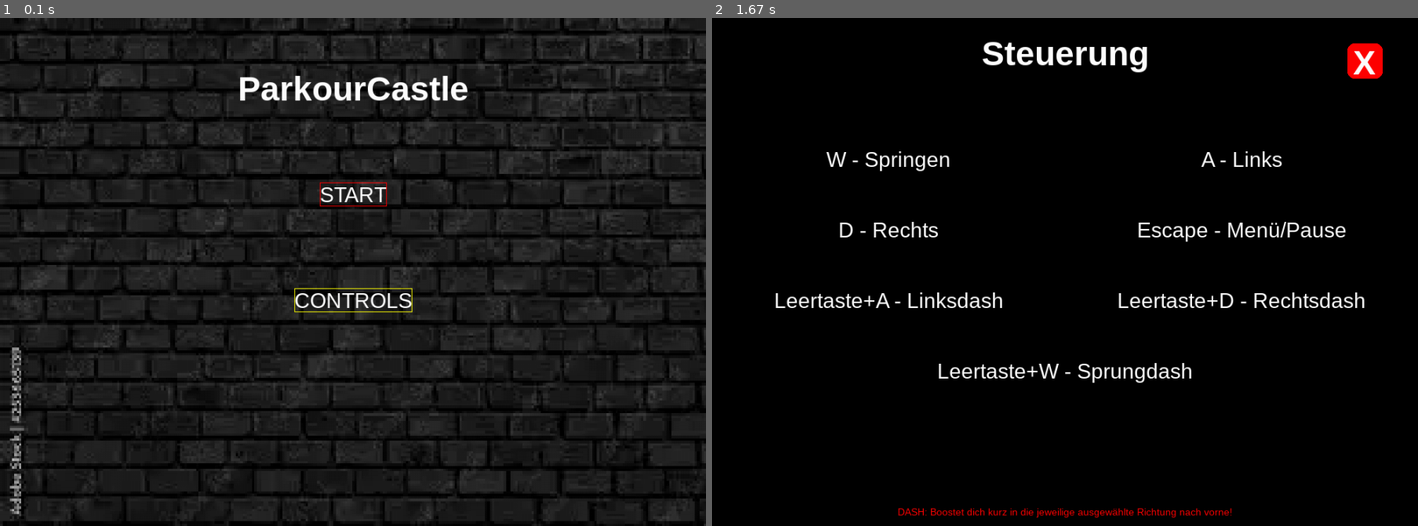
Above: before the commit, frames 1-2 (left to right).
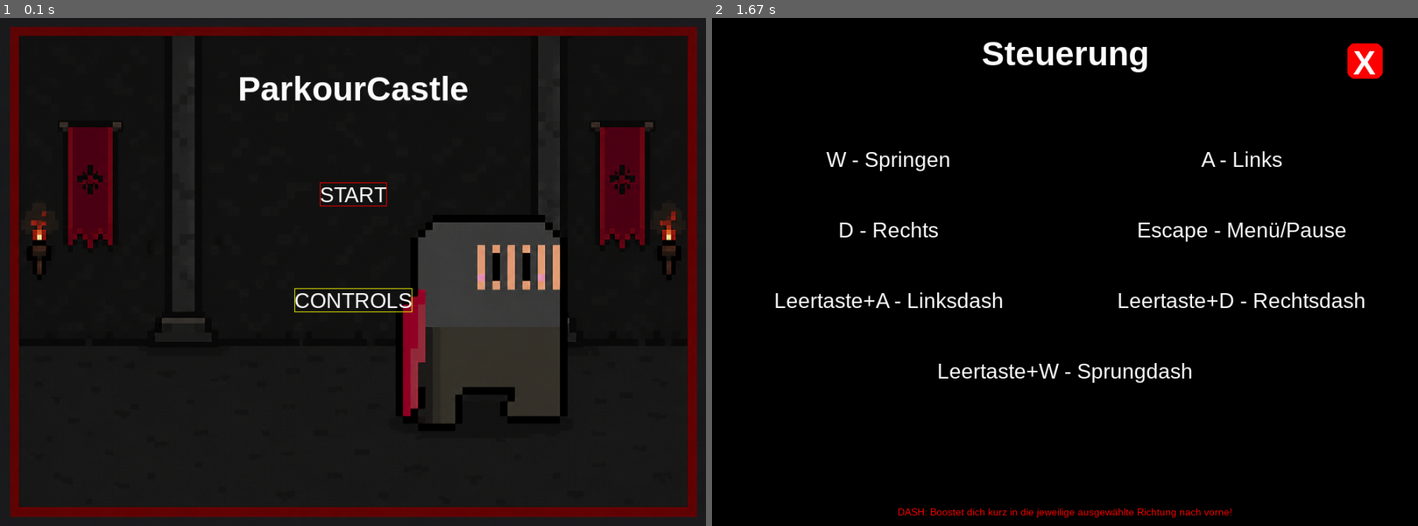
Above: after the commit, the same moments.

Repository: 25-26-1AHIF/pygameproject-parkourcastle
Game: pygame game, started from main.py
Two runs of this game, one before a commit and one after it. Both use one fixed random seed, a clock stepped at 60 frames per second and the inputs below.
Inputs (mouse positions are in pixels of both pictures, inside the frame that each line leads up to):
- Up to frame 1 (0.1 s): no input
- Up to frame 2 (1.67 s): click (1036, 292) at 0.38 s

The runs differ from the first frame. In frame 1, 23% of the frame differs, in the area x 0-100%, y 0-100%; in frame 2, nothing differs.

Commit message:
Hintergrund auf "Start_screen.png" geupdadet!

Diff:
--- a/main.py
+++ b/main.py
@@ -6,7 +6,7 @@
 
 def main_screen(screen: pygame.Surface, clock: pygame.time.Clock) -> GameScreens:
     pygame.display.set_caption("Main Screen")
-    BACKGROUND = pygame.image.load("sprites/background/bricks-background.png")
+    BACKGROUND = pygame.image.load("sprites/background/Start_screen.png")
     BACKGROUND = pygame.transform.scale(BACKGROUND, (GameVariables.SCREEN_WIDTH, GameVariables.SCREEN_HEIGHT))
 
     # statische texte erstellen
